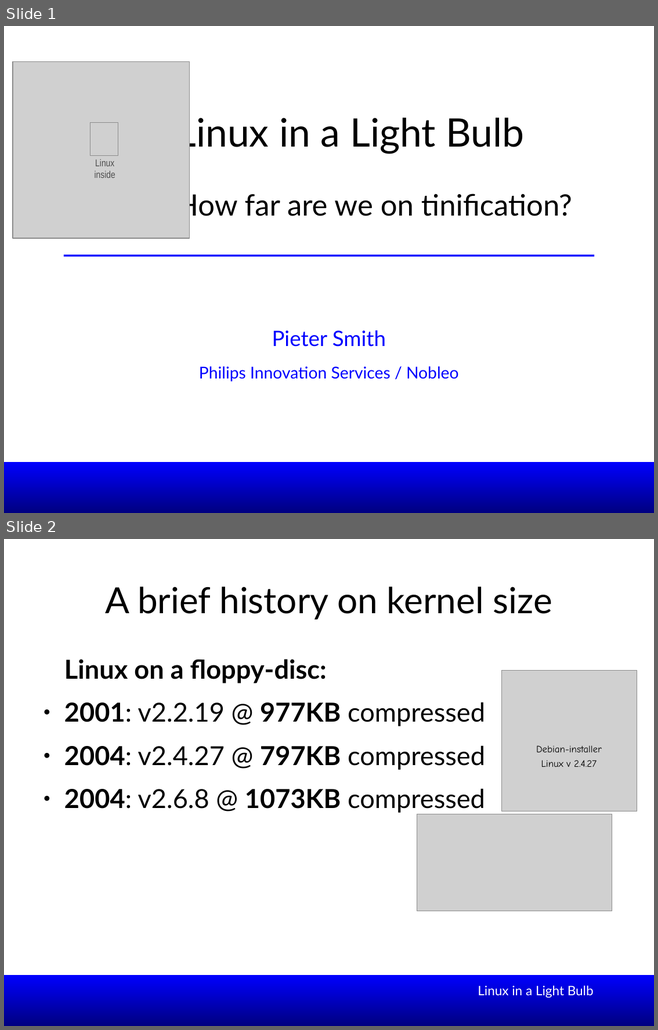
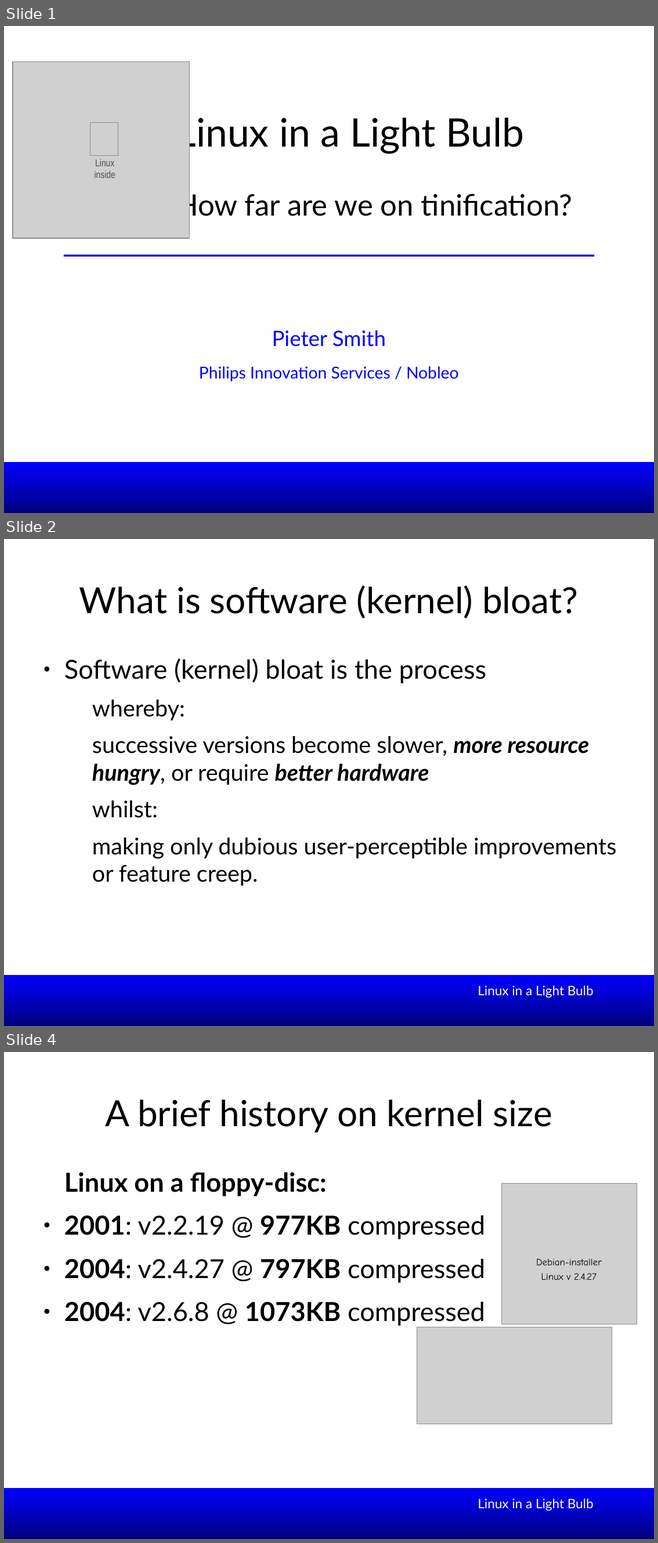
Before and after one commit to smipi1/elce2015, a slide deck: presentations/Linux_In_a_Lightbulb-Where_are_we_on_tinification-ELCE2015.odp. Shown one above the other, each under a label of ours: slides 1 and 2 before the commit, slides 1, 2 and 4 after it; the slides between them are not shown. The pictures are 658x1030 and 658x1543 pixels, drawn with LibreOffice and Linux fonts; fonts in the diff are those of the drawing; grey boxes stand for pictures; background and template pictures are left out. Boxes give left, top, right and bottom in pixels: in the first picture for what was removed or moved away, otherwise in the second. Text is boxed around its words. In the diff, an @@ line names an element or a change of style, - is before the commit and + after.

```diff
--- a/presentations/Linux_In_a_Lightbulb-Where_are_we_on_tinification-ELCE2015.odp
+++ b/presentations/Linux_In_a_Lightbulb-Where_are_we_on_tinification-ELCE2015.odp
@@ slide 2 added at (4, 539, 654, 1026), background #FFFFFF; not listed: 1 template element that a slide beside it also shows @@
@@ title added at (79, 585, 578, 618), 44 pt, text #000000 @@
+What is software (kernel) bloat?
@@ text added at (64, 658, 616, 886), 28 pt, text #000000 @@
+● Software (kernel) bloat is the process
+  whereby:
+  successive versions become slower, more resource hungry, or require better hardware
+  whilst:
+  making only dubious user-perceptible improvements or feature creep.
@@ text added at (477, 986, 593, 998), 16 pt, text #FFFFFF @@
+Linux in a Light Bulb
@@ what was slide 2 is now slide 4 @@
```
Also in this commit, not shown: 2 slides changed, 3 other slides added, 1 other file.
